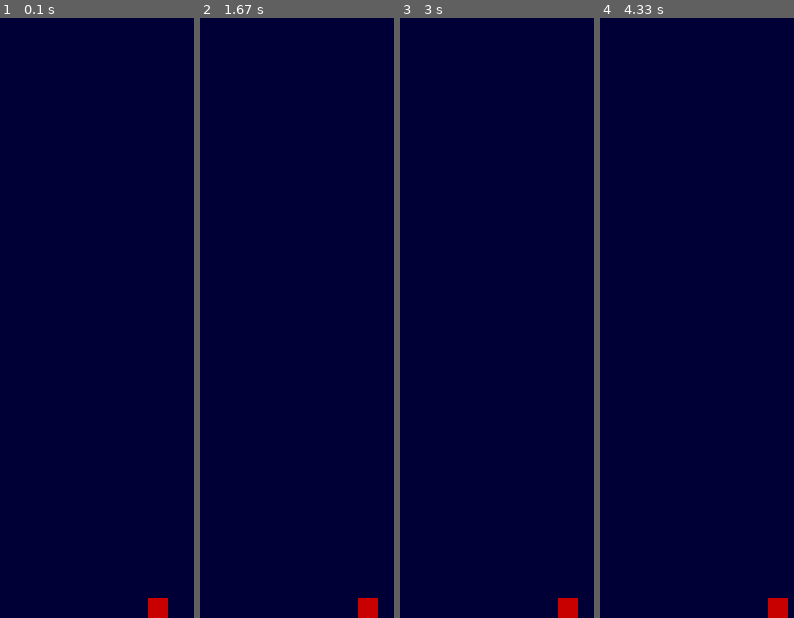
Above: before the commit, frames 1-4 (left to right).
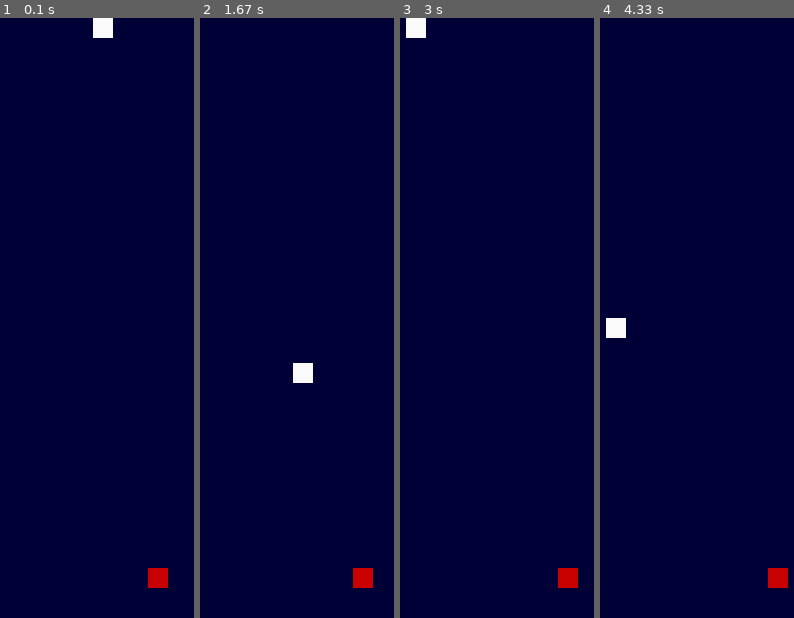
Above: after the commit, the same moments.

Repository: stealthness/PyGames
Game: pygame game, started from SimpleVerticalRunner/main.py
The game is run twice, just before and just after one commit, with the same random seed, the same clock (stepped at 60 frames per second) and the same inputs.
Inputs:
- Up to frame 1 (0.1 s): no input
- Up to frame 2 (1.67 s): hold D 0.33-0.8 s; hold D 0.83-1.3 s; hold A from 1.33 s (still down)
- Up to frame 3 (3 s): release A at 1.87 s; hold A 1.9-2.3 s; hold D 2.33-2.97 s
- Up to frame 4 (4.33 s): hold A 3-3.47 s; hold D 3.5-3.97 s; hold D from 4 s (still down)

The runs differ from the first frame. In frame 1, 1.0% of the frame differs, in the area x 47-87%, y 0-100%; in frame 2, 1.0%; in frame 3, 1.0%; in frame 4, 1.0%.

Commit message:
adding general GameObject base class

Diff:
--- a/SimpleVerticalRunner/main.py
+++ b/SimpleVerticalRunner/main.py
@@ -1,22 +1,25 @@
 import pygame
 import sys
-from playerClass import Player
-# Intialise pygame
+from playerClass import Player, Rock
+
+# Initialise pygame
 pygame.init()
 
-# setting some costants
+# setting some constants
 WINDOW_WIDTH = 300
-WINSOW_HEIGHT = 600
+WINDOW_HEIGHT = 600
 
 PLAYER_WIDTH = 20
-player = Player(WINDOW_WIDTH // 2, WINSOW_HEIGHT - PLAYER_WIDTH)
+player = Player()
+rock1 = Rock()
 
 # Create the game window
 
-screen = pygame.display.set_mode((WINDOW_WIDTH, WINSOW_HEIGHT))
+screen = pygame.display.set_mode((WINDOW_WIDTH, WINDOW_HEIGHT))
 pygame.display.set_caption("Simple Vertical Runner")
 
-# set the game clock fram rate
+# set the game clock frame rate
+FPS = 15
 clock = pygame.time.Clock()
 
 score = 0
@@ -30,7 +33,7 @@
 ## MAIN GAME Loop
 
 isRunning = True
-
+isGameOver = False
 
 
 while isRunning:
@@ -42,23 +45,41 @@
 
 
         keys = pygame.key.get_pressed()
-        if keys[pygame.K_a]:
+        if not isGameOver and keys[pygame.K_a]:
             player.move(-5)
 
-        if keys[pygame.K_d]:
+        if not isGameOver and keys[pygame.K_d]:
             player.move(5)
 
         if keys[pygame.K_q]:
             isRunning = False
 
+    if isGameOver:
+        clock.tick(FPS)
+        continue
+
+
     # move the player
     screen.fill(DARK_BLUE)
     player.draw(screen)
+    rock1.move(5)
+    rock1.draw(screen)
+    if not rock1.update():
+        rock1 = Rock()
+    # Update the display
 
-    # Update the display
+    # check for collision
+    if player.check_collision(rock1):
+        lives -= 1
+        if lives == 0:
+            isGameOver = True
+            rock1.active = False
+        else:
+            rock1 = Rock()
+
     pygame.display.flip()
 
-    clock.tick(60)
+    clock.tick(FPS)
 
 
 sys.exit()
--- /dev/null
+++ b/SimpleVerticalRunner/objects.py
@@ -0,0 +1,24 @@
+class GameObject:
+
+    def __init__(self, name, x, y):
+        self.name = name
+        self.x = x
+        self.y = y
+        self.dx = 0
+        self.dy = 0
+        self.active = True
+
+    def move(self, dx, dy):
+
+        if self.active:
+            self.x += dx
+            self.y += dy
+
+    def Update(self) -> bool:
+        if not self.active:
+            return False
+        self.move(self.dx, self.dy)
+        return True
+
+    def __str__(self):
+        return f'{self.name} at {self.x},{self.y}'
--- a/SimpleVerticalRunner/playerClass.py
+++ b/SimpleVerticalRunner/playerClass.py
@@ -1,15 +1,77 @@
 import pygame
-
+import random
+"""
+This is a simple class that represents a player in a game. The player can move left and right
+"""
 class Player:
 
-
-    def __init__(self, x = 100, y = 100):
+    def __init__(self, x = 150, y = 550, random_x = False):
+        if random_x:
+            x = random.randint(0, 300)
         self.WIDTH = 20
         self.color = (200, 0, 0)
         self.rect = pygame.Rect(x, y, self.WIDTH, self.WIDTH)
+        self.active = True
+
+
 
     def draw(self, screen):
+        """
+        This method draws the player on the scree.........n
+        :param screen: screen to draw the player on
+        :return: True if the player is active, False otherwise
+        """
+        if (not self.active):
+            return False
         pygame.draw.rect(screen, self.color, self.rect)
 
     def move(self, amount):
+        if (not self.active):
+            return False
         self.rect.x += amount
+
+    def check_collision(self, rock):
+        """
+        This method checks if the player has collided with a rock
+        :param rock: the rock to check collision with
+        :return: True if the player has collided with the rock, False otherwise
+        """
+        if not self.active:
+            return False
+        if not rock.active:
+            return False
+        return self.rect.colliderect(rock.rect)
+
+class Rock:
+
+    def __init__(self):
+        x = random.randint(0,300)
+        y = -20
+        self.width = 20
+        self.color = (250, 250, 250)
+        self.rect = pygame.Rect(x, y, self.width, self.width)
+        self.speed = 10
+        self.active = True
+
+    def update(self):
+        if not self.active:
+            return False
+        elif self.rect.y > 600:
+            self.active = False
+        else:
+            self.move(self.speed)
+            return True
+
+    def move(self, amount):
+        if not self.active:
+            return False
+        else:
+            self.rect.y += amount
+            return True
+
+    def draw(self, screen):
+        if not self.active:
+            return False
+        else:
+            pygame.draw.rect(screen, self.color, self.rect)
+            return True
